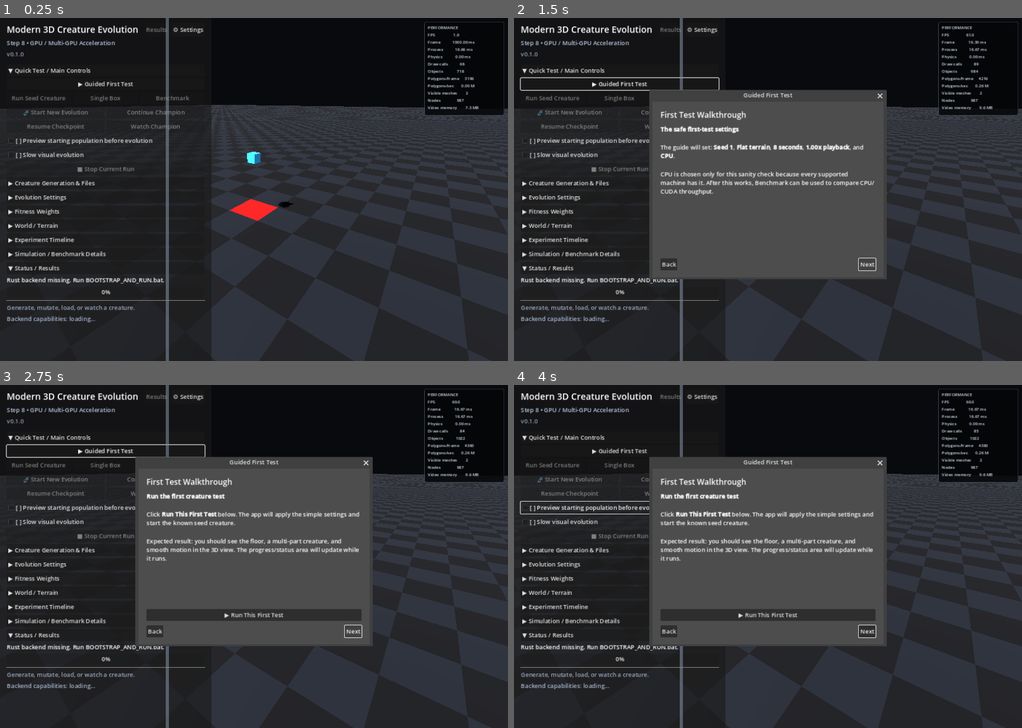
Above: before the commit, frames 1-4 (two rows, left to right).
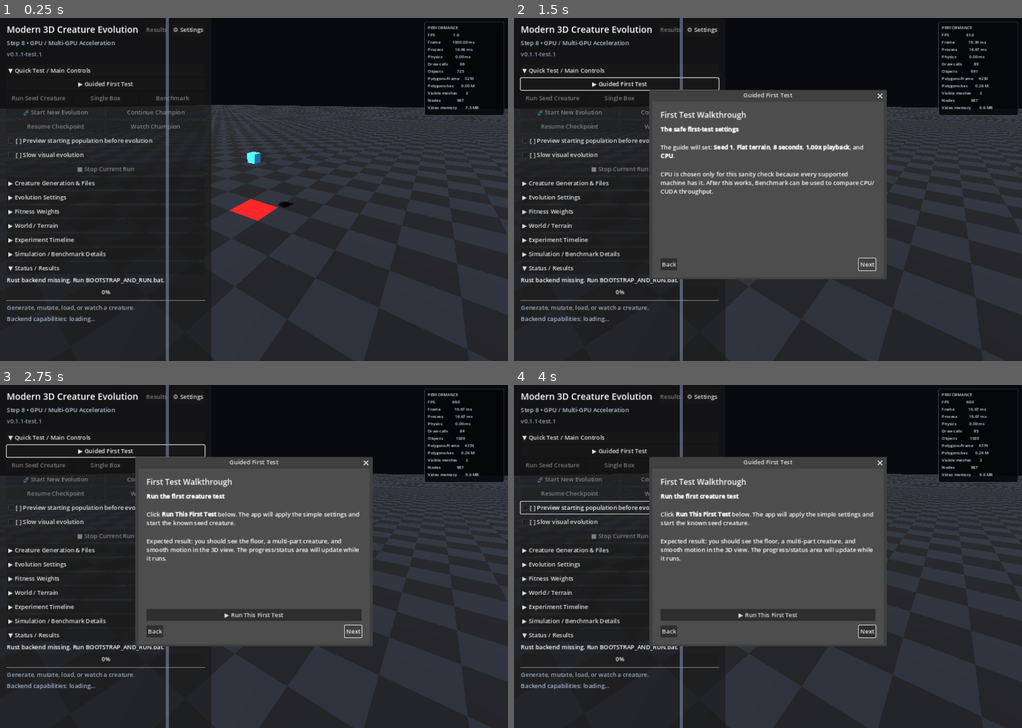
Above: after the commit, the same moments.

Repository: Quest79/Modern-3D-Creature-Evolution
Game: Godot game, scene res://main.tscn
The game is run twice, just before and just after one commit, with the same random seed, the same clock (stepped at 60 frames per second) and the same inputs.
Inputs:
- Up to frame 1 (0.25 s): no input
- Up to frame 2 (1.5 s): click "▶ Guided First Test" at 0.5 s; click "Next" at 1.25 s
- Up to frame 3 (2.75 s): click "Next" at 2 s
- Up to frame 4 (4 s): click "[ ] Preview starting populati…" at 2.75 s; click "[X] Preview starting populati…" at 3.5 s

The runs differ from the first frame. In frame 1, less than 0.1% of the frame differs, in the area x 4-94%, y 9-19%; in frame 2, less than 0.1%; in frame 3, less than 0.1%; in frame 4, less than 0.1%.

Commit message:
Version test build as 0.1.1-test.1

Diff:
--- a/apps/godot/project.godot
+++ b/apps/godot/project.godot
@@ -5,7 +5,7 @@
 [application]
 
 config/name="Modern 3D Creature Evolution"
-config/version="0.1.0"
+config/version="0.1.1-test.1"
 config/icon="res://icon.svg"
 run/main_scene="res://main.tscn"
 
